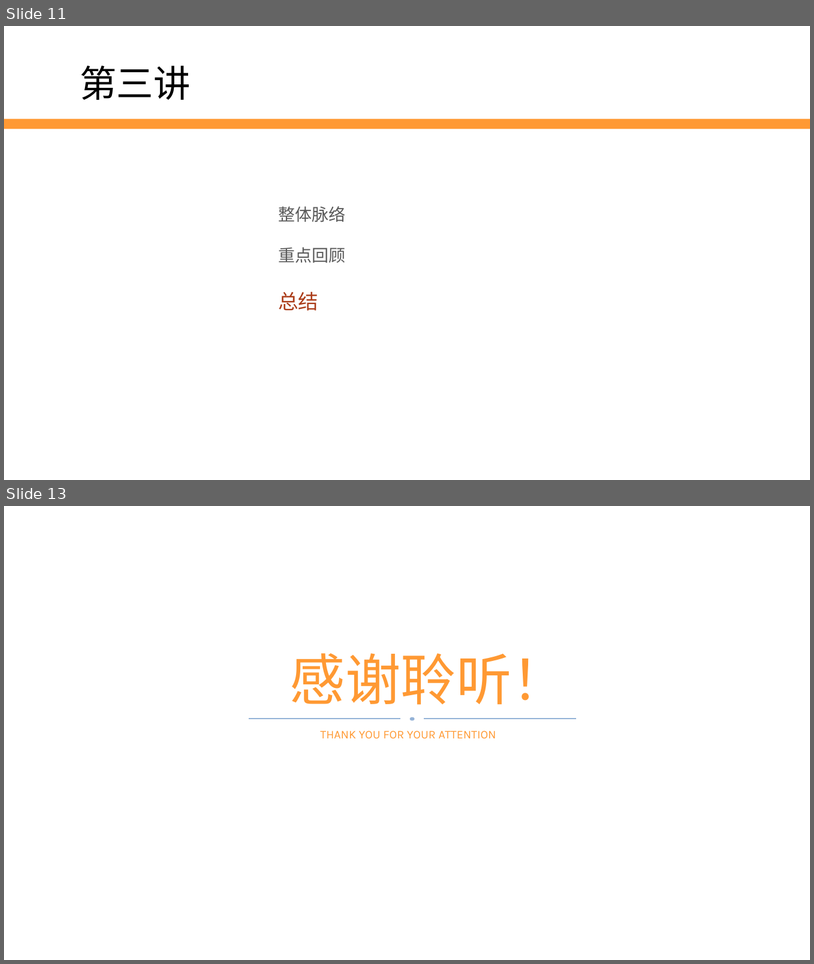
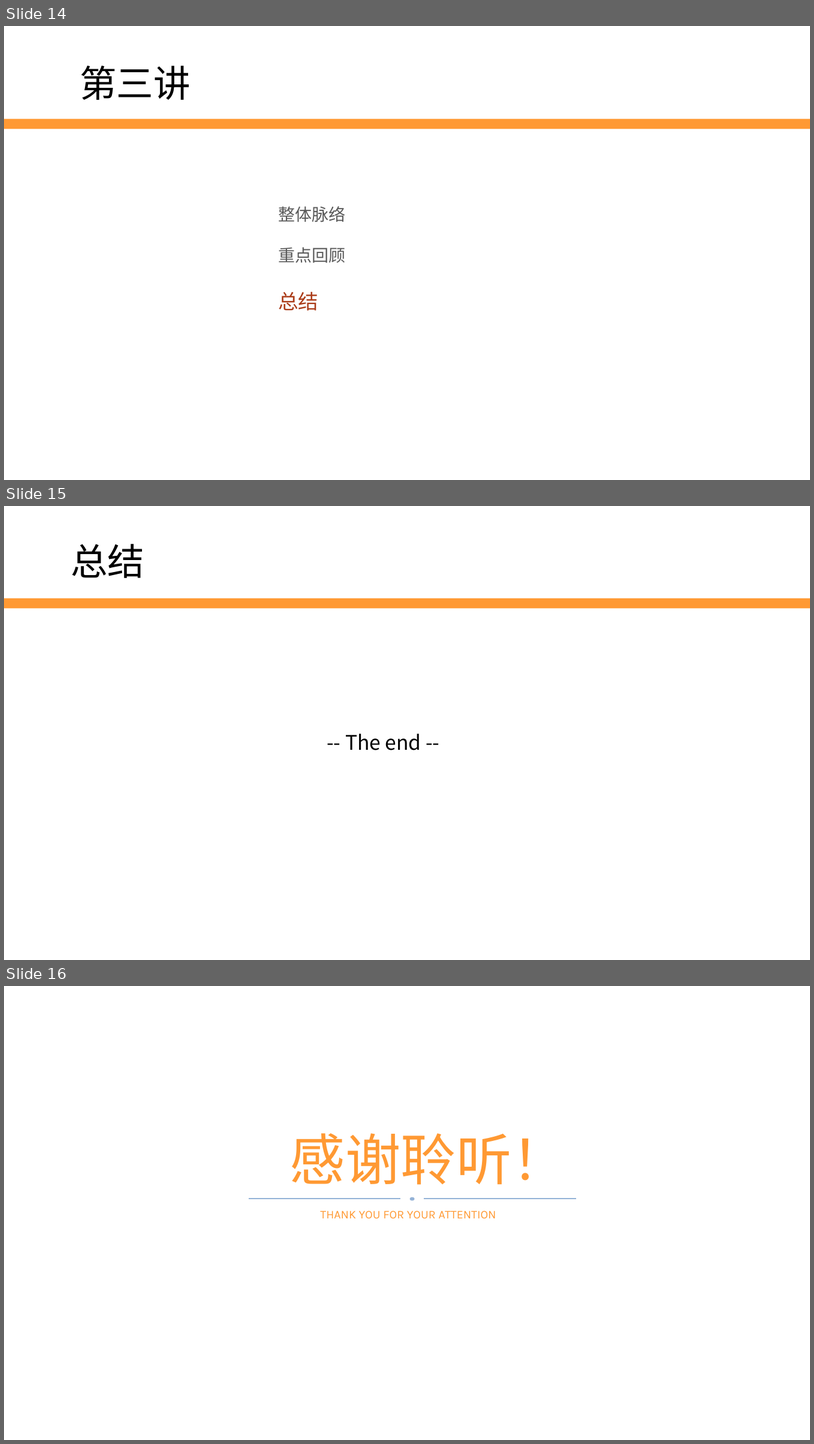
Before and after one commit to edu2act/2017-2018_1st_Wechat_Web_Programming, a slide deck: meterials/slides/ch12-revise-and-think.pptx. Shown one above the other, each under a label of ours: slides 11 and 13 before the commit, slides 14, 15 and 16 after it; the slides between them are not shown. The pictures are 814x964 and 814x1444 pixels, drawn with LibreOffice and Linux fonts; fonts in the diff are those of the drawing; background and template pictures are left out. Boxes give left, top, right and bottom in pixels: in the first picture for what was removed or moved away, otherwise in the second. Text is boxed around its words. In the diff, an @@ line names an element or a change of style, - is before the commit and + after.

```diff
--- a/meterials/slides/ch12-revise-and-think.pptx
+++ b/meterials/slides/ch12-revise-and-think.pptx
@@ slide 15 added at box(4, 506, 810, 960), background #FFFFFF @@
@@ text added at box(71, 544, 144, 578), 44 pt, text #000000 @@
+总结
@@ rectangle added at box(4, 598, 810, 608), fill #FF9933 @@
@@ text added at box(345, 733, 422, 750), 24 pt, text #000000 @@
+-- The end --
@@ what was slide 11 is now slide 14 @@
@@ what was slide 13 is now slide 16 @@
```
Also in this commit, not shown: 2 slides changed, 4 other slides added, 2 slides removed, 3 other files.
